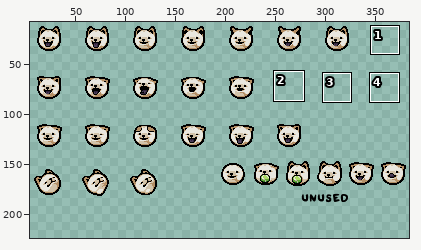
Sprite sheet -- resources/gfx/familiar/familiar_olga_head.png. Above: a wide view before the commit, with the close-up outlined.
Close-up. Before the commit:
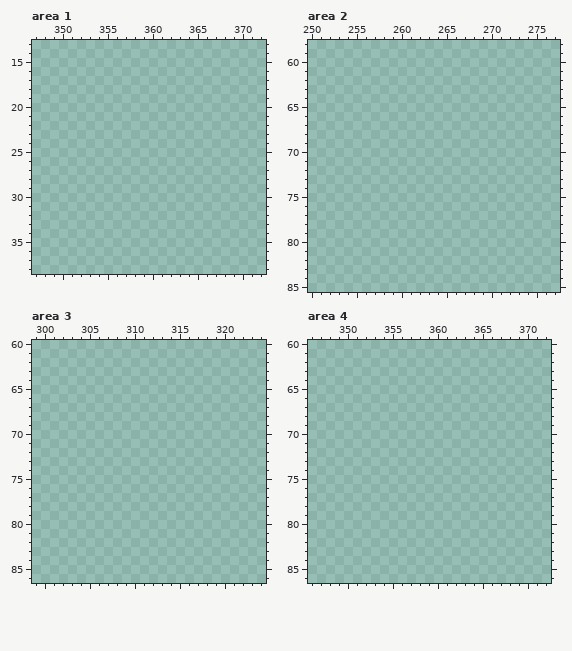
The file is 384x192 pixels. Pixels under 10% opacity are left out. Colours within 5 levels of each other are drawn and written as one. Shown: area 1: x 347..372, y 13..38; area 2: x 250..277, y 58..85; area 3: x 299..324, y 60..86; area 4: x 346..372, y 60..86. The old version is drawn lined up with the new one, on the new canvas. The wide view leaves out empty margins. The commit also changed other parts of the picture, which this record leaves out.
Palette (. is transparent): 
After:
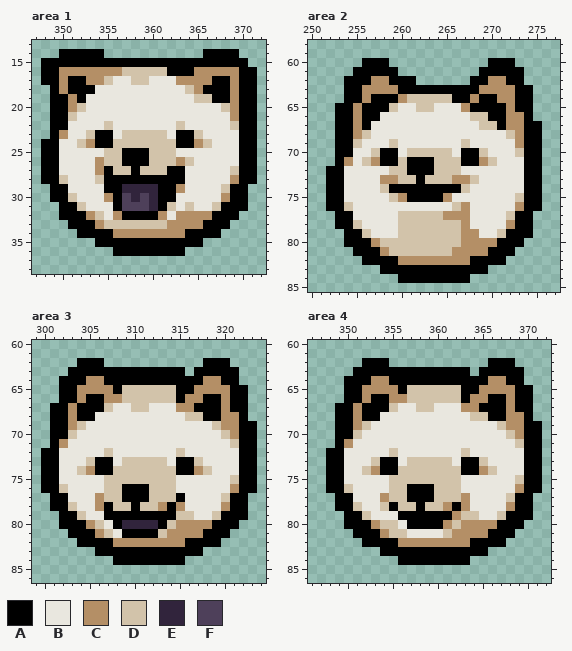
Colours new in this view: A #000000  B #e9e7df  C #b48f66  D #d2c3aa  E #31243c  F #4e405a
Diff:
canvas 384x192 -> 384x240
Changed rows in their new state; - is an unchanged pixel.
Area 1:
first column x 348:
14 --AAAAA-----------AAAA--
15 AAAAAAAAAAAAAAAAAAAAAAA-
16 AACCCCCCCDDDDDAAACCCCCAA
17 AACAACCDBBDDBBBCCCCAACAA
18 -ACAAABBBBBBBBBBDCAAACAA
19 -AACABBBBBBBBBBBBDDAACAA
20 -AACDBBBBBBBBBBBBBBBDCAA
21 -AADBBBBBBBBBBBBBBBBBCAA
22 -AABBBBDBBBBBBBDBBBBBDAA
23 -ACBBDAABDDDDDBAADBBBBAA
24 AABBDCAADDDDDDDAACDBBBAA
25 AABBBBBDDAAADDDBBBBBBBAA
26 AABBBBCDDAAADDDCDBBBBBAA
27 AABBBBCADDADDDAABBBBBDAA
28 AADBBBDAAAAAAAAABBBBBCAA
29 -AABBBBAAEEEEAACBBBBDAA-
30 -AADBBBCAFEFEAABBBBBCAA-
31 --AADBBBAFFFEADBDBBDAAA-
32 --AAACDBCAAAACBCCCCAAA--
33 ---AAACDDDDDDDCCCCAAA---
34 ----AAAACCCCCCCCAAAA----
35 ------AAAAAAAAAAAA------
36 --------AAAAAAAA--------
Area 2:
first column x 252:
60 ----AAA-----------AAA---
61 ---AAAAA---------AAAAA--
62 --AAACCAAA------AACCAA--
63 --AACCCCAAAAAAAAACCCCAA-
64 --AACAAACDDDDDAACAACCAA-
65 -AACAAADBBDDBBBCAAAACAA-
66 -AACAABBBBBBBBBBDDAACCA-
67 -AACABBBBBBBBBBBBDDACCAA
68 -AACDBBBBBBBBBBBBBBBDCAA
69 -AADBBBDBBBBBBBDBBBBBCAA
70 -AABBDAABDDDDDBAADBBBDAA
71 -ACBDCAADAAADDDAACDBBBAA
72 AABBBBBDDAAADDDBBBBBBBAA
73 AABBBBCCDDADDDCCDBBBBBAA
74 AABBBBDAAAAAAAADBBBBBBAA
75 AABBBBBDCAAAACBBBBBBBDAA
76 AADBBBBBBBBBBBDCBBBBBCAA
77 -AABBBBBDDDDDCCCBBBBDAA-
78 -AADBBBBDDDDDDDCBBBBCAA-
79 --AADBBBDDDDDDDCCBBDAAA-
80 --AAACDDDDDDDDDCCCCAAA--
81 ---AAACDDDDDDDCCCCAAA---
82 ----AAAACCCCCCCCAAAA----
83 ------AAAAAAAAAAAA------
84 --------AAAAAAAA--------
Area 3:
first column x 300:
62 ----AAA-----------AAA---
63 ---AAAAAAAAAAAAA-AAAAA--
64 --AAACCAAAAAAAAAAACCAA--
65 --AACCCCADDDDDDAACCCCAA-
66 --AACAACCDDDDDDACCAACAA-
67 -AACAAADBBDDBBBCCAAACAA-
68 -AACAABBBBBBBBBBDDAACCA-
69 -AACDBBBBBBBBBBBBBBDCCAA
70 -AADBBBBBBBBBBBBBBBBDCAA
71 -ACBBBBBBBBBBBBBBBBBBDAA
72 AABBBBBDBBBBBBBDBBBBBBAA
73 AABBBDAABDDDDDBAADBBBBAA
74 AABBDCAADDDDDDDAACDBBBAA
75 AABBBBBDDDDDDDDBBBBBBDAA
76 AADBBBBDDAAADDDBBBBBBCAA
77 -AABBBCDDAAADDDABBBBDAA-
78 -AADBBCADDADDCACBBBBCAA-
79 --AADBBAAAAAAAADDBBDAAA-
80 --AAACDBAEEEEADCCCCAAA--
81 ---AAACDBAAAADCCCCAAA---
82 ----AAAACCCCCCCCAAAA----
83 ------AAAAAAAAAAAA------
84 --------AAAAAAAA--------
Area 4:
first column x 348:
62 ----AAA-----------AAA---
63 ---AAAAAAAAAAAAA-AAAAA--
64 --AAACCAAAAAAAAAAACCAA--
65 --AACCCCADDDDDDAACCCCAA-
66 --AACAACCDDDDDDACCAACAA-
67 -AACAAADBBDDBBBCCAAACAA-
68 -AACAABBBBBBBBBBDDAACCA-
69 -AACDBBBBBBBBBBBBBBDCCAA
70 -AADBBBBBBBBBBBBBBBBDCAA
71 -ACBBBBBBBBBBBBBBBBBBDAA
72 AABBBBBDBBBBBBBDBBBBBBAA
73 AABBBDAABDDDDDBAADBBBBAA
74 AABBDCAADDDDDDDAACDBBBAA
75 AABBBBBDDDDDDDDBBBBBBDAA
76 AADBBBBDDAAADDDBBBBBBCAA
77 -AABBBCDDAAADDDCBBBBDAA-
78 -AADBBDADDADDCACBBBBCAA-
79 --AADBBBAAAAAACDDBBDAAA-
80 --AAACDDBAAAACDCCCCAAA--
81 ---AAACDDBBBBDCCCCAAA---
82 ----AAAACCCCCCCCAAAA----
83 ------AAAAAAAAAAAA------
84 --------AAAAAAAA--------
Boxes around the changes in both close-ups, in picture pixels (x1, y1, x2, y2):
added: (41, 49, 257, 256)
added: (326, 58, 542, 283)
added: (41, 358, 257, 565)
added: (326, 358, 542, 565)
